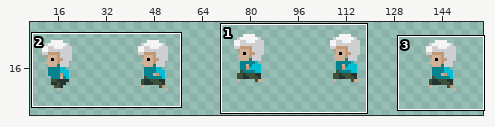
Sprite sheet, stored at Assets/_Project/Sprites/Player/player-left-light-Sheet.png. Above: a wide view before the commit, with the close-up outlined.
Close-up. Old version:
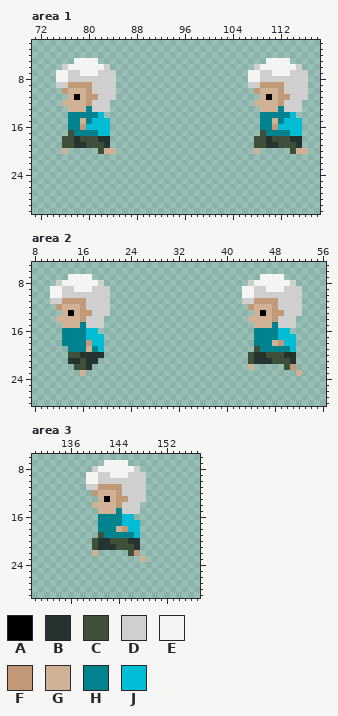
The file is 160x32 pixels. Shown: area 1: x 71..118, y 2..30; area 2: x 8..56, y 5..28; area 3: x 130..157, y 6..29. The wide view leaves out empty margins.
Palette (. is transparent): A #000000  B #253430  C #3e503a  D #cfcfcf  E #f4f4f4  F #c19976  G #d0b195  H #00838f  J #00bcd4
The result:
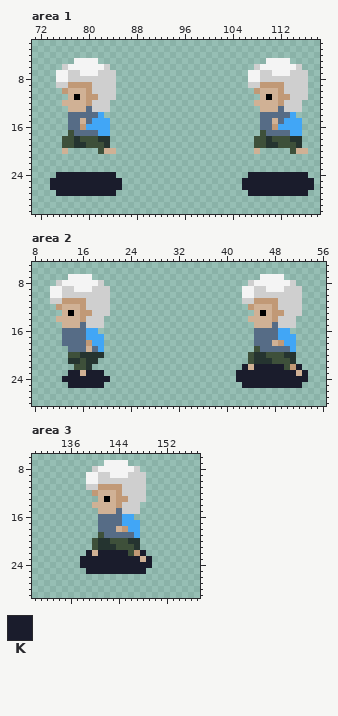
Colours new in this view: K #1a1c2c
Diff:
colour H: #00838f -> #566c86
colour J: #00bcd4 -> #41a6f6
Changed rows in their new state; - is a pixel that keeps its letter.
Area 1:
first column x 74:
24 -KKKKKKKKKK----------------------KKKKKKKKKK-
25 KKKKKKKKKKKK--------------------KKKKKKKKKKKK
26 KKKKKKKKKKKK--------------------KKKKKKKKKKKK
27 -KKKKKKKKKK----------------------KKKKKKKKKK-
Area 2:
first column x 13:
22 ------------------------------K-KKKKK--K-
23 -KK-KKK----------------------KKKKKKKKKK-K
24 KKKKKKKK---------------------KKKKKKKKKKKK
25 -KKKKKK-----------------------KKKKKKKKKK-
Area 3:
first column x 138:
22 -K-KKKKK--K-
23 KKKKKKKKKK-K
24 KKKKKKKKKKKK
25 -KKKKKKKKKK-
Pixel boxes of the changes (left, top, right, bottom) in both close-ups:
changed: (68, 106, 110, 136)
changed: (260, 106, 302, 136)
added: (50, 172, 122, 196)
added: (242, 172, 314, 196)
changed: (62, 322, 104, 352)
changed: (236, 322, 308, 388)
added: (62, 370, 110, 388)
changed: (80, 508, 152, 574)
